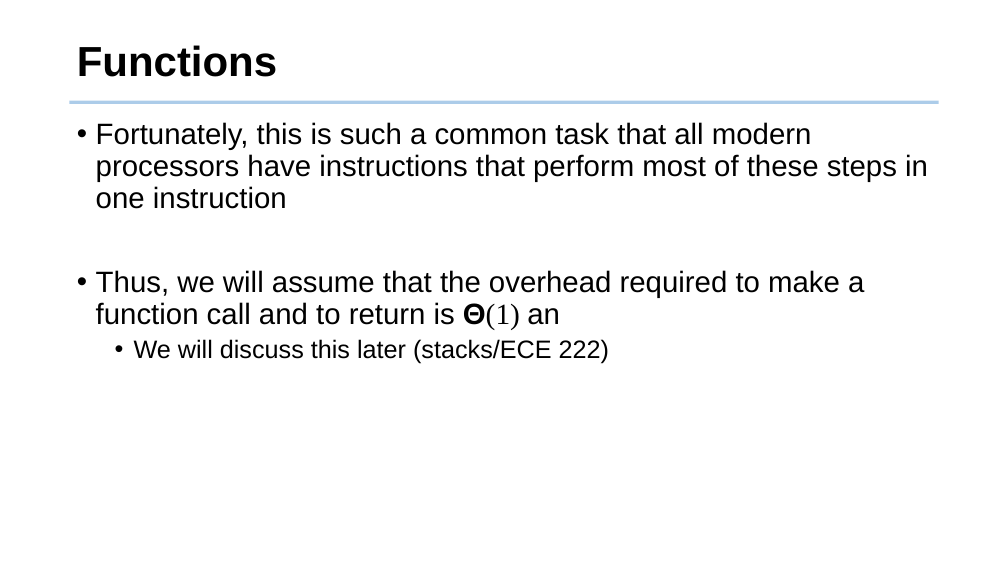
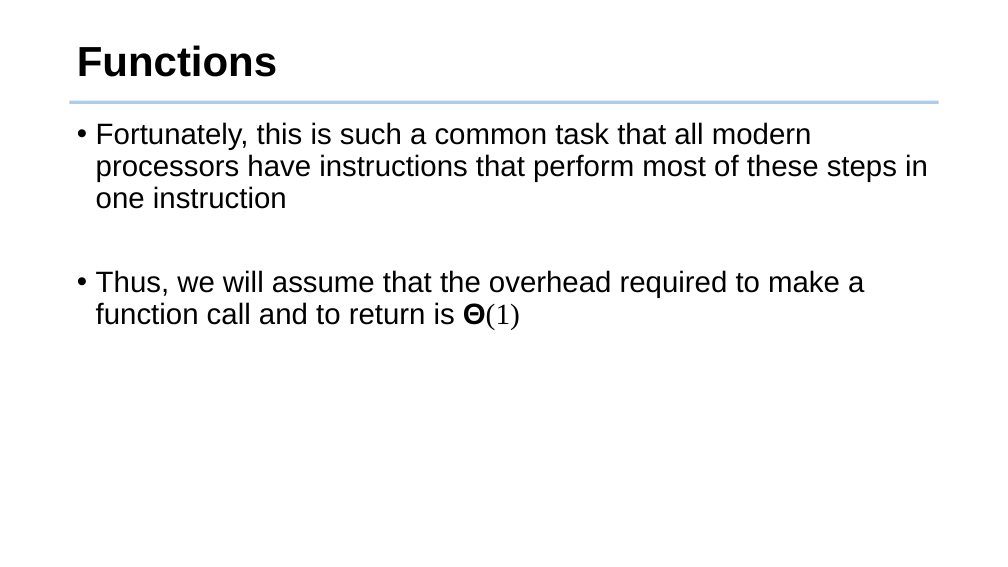
Before and after one commit to tsung-wei-huang/cs2420, a slide deck: slide 45 of slides/algorithm_analysis.pptx (slide 47 before the commit). Drawn at 1008x567 pixels with LibreOffice and Linux fonts; fonts in the diff are those of the drawing; background and template pictures are left out. Boxes give left, top, right and bottom in pixels: in the first picture for what was removed or moved away, otherwise in the second. Text is boxed around its words. In the diff, an @@ line names an element or a change of style, - is before the commit and + after.

```diff
--- a/slides/algorithm_analysis.pptx
+++ b/slides/algorithm_analysis.pptx
@@ text at [96,270,864,330]: text changed @@
-• Thus, we will assume that the overhead required to make a function call and to return is Θ(1) an
-  • We will discuss this later (stacks/ECE 222)
+• Thus, we will assume that the overhead required to make a function call and to return is Θ(1)
```
Also in this commit, not shown: 10 other slides changed, 2 slides removed, 2 other files.
